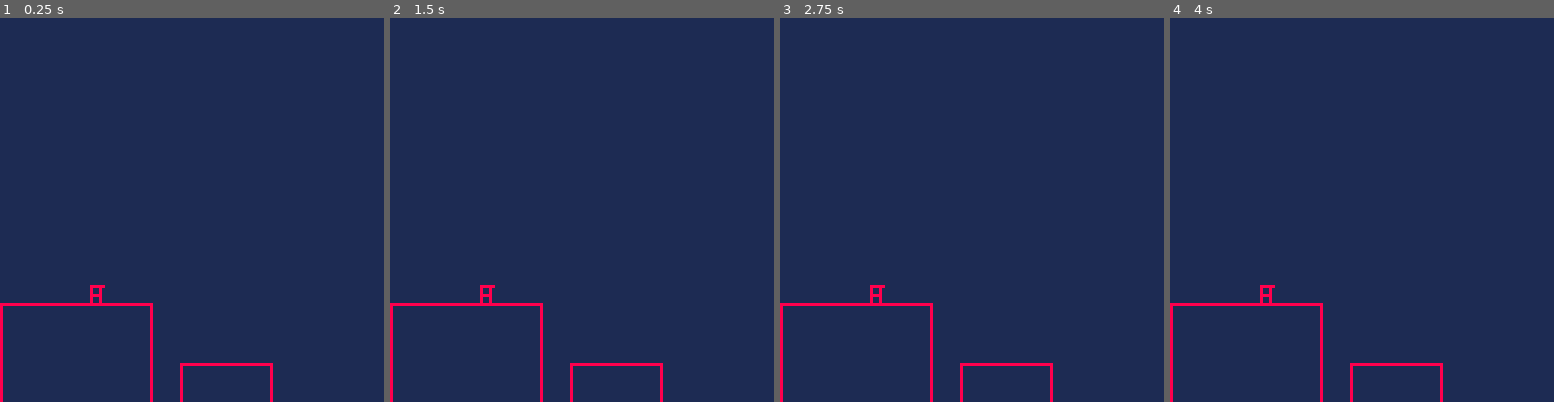
Above: before the commit, frames 1-4 (left to right).
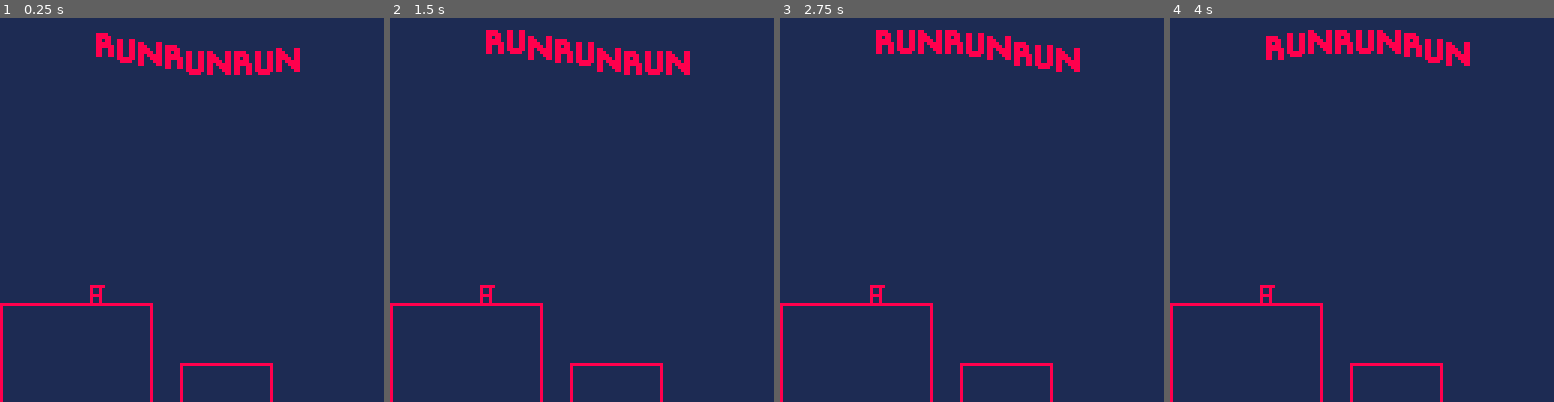
Above: after the commit, the same moments.

Repository: DPS2004/RUNRUNRUN
Game: PICO-8 cartridge runrunrun.p8
Same seed, same stepped clock (60 frames per second), same inputs: the game is played once before the commit and once after it.
Inputs:
- Up to frame 1 (0.25 s): no input
- Up to frame 2 (1.5 s): no input
- Up to frame 3 (2.75 s): no input
- Up to frame 4 (4 s): no input

The runs differ from the first frame. In frame 1, 2.1% of the frame differs, in the area x 25-79%, y 3-15%; in frame 2, 2.1%; in frame 3, 2.1%; in frame 4, 2.1%.

Commit message:
oops implemented kerning

Diff:
--- a/runrunrun.p8
+++ b/runrunrun.p8
@@ -22,6 +22,8 @@
 	a = 0
 	blockx = {0,50,60,90}
 	blocky = {95, 115}
+	textkern = {7,9,7,9,7,7,7,9,6,7,9,9,9,9,6,6}
+	ta = 0
 end
 function drawplayer(xpos,ypos,xscale,yscale,frx,fry)
 	for i=0,7,2 do
@@ -29,6 +31,18 @@
 
 	end
 end
+
+function drawtext(txt, offset)
+	ta += 0.05
+	textx = 0
+	sinoffset = 0
+	for i in all(txt) do
+		spr(i,textx + offset,sin(ta + sinoffset) * 4 + 8)
+		textx += textkern[i]
+		sinoffset += 0.06
+	end
+end
+
 
 i = 0
 function _update()
@@ -69,6 +83,7 @@
 	for i=1,#blocky do
 		rect(blockx[i*2-1],blocky[i],blockx[i*2],128)
 	end
+	drawtext({6,7,8,6,7,8,6,7,8},32)
 end
 __gfx__
 00000000888888800008800008888800888888888888880088880000880088008800008888880000888888000888880088000088088888808800008888000000
